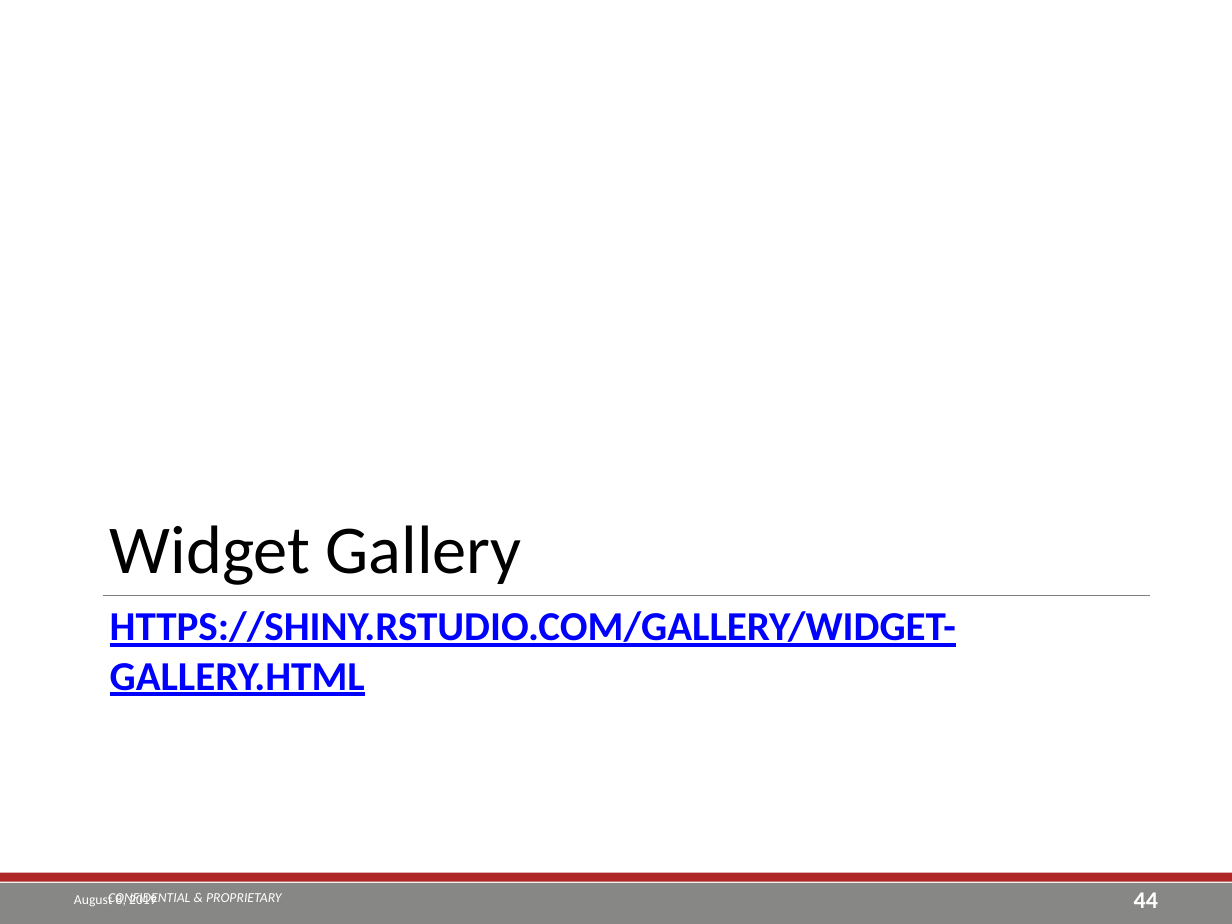
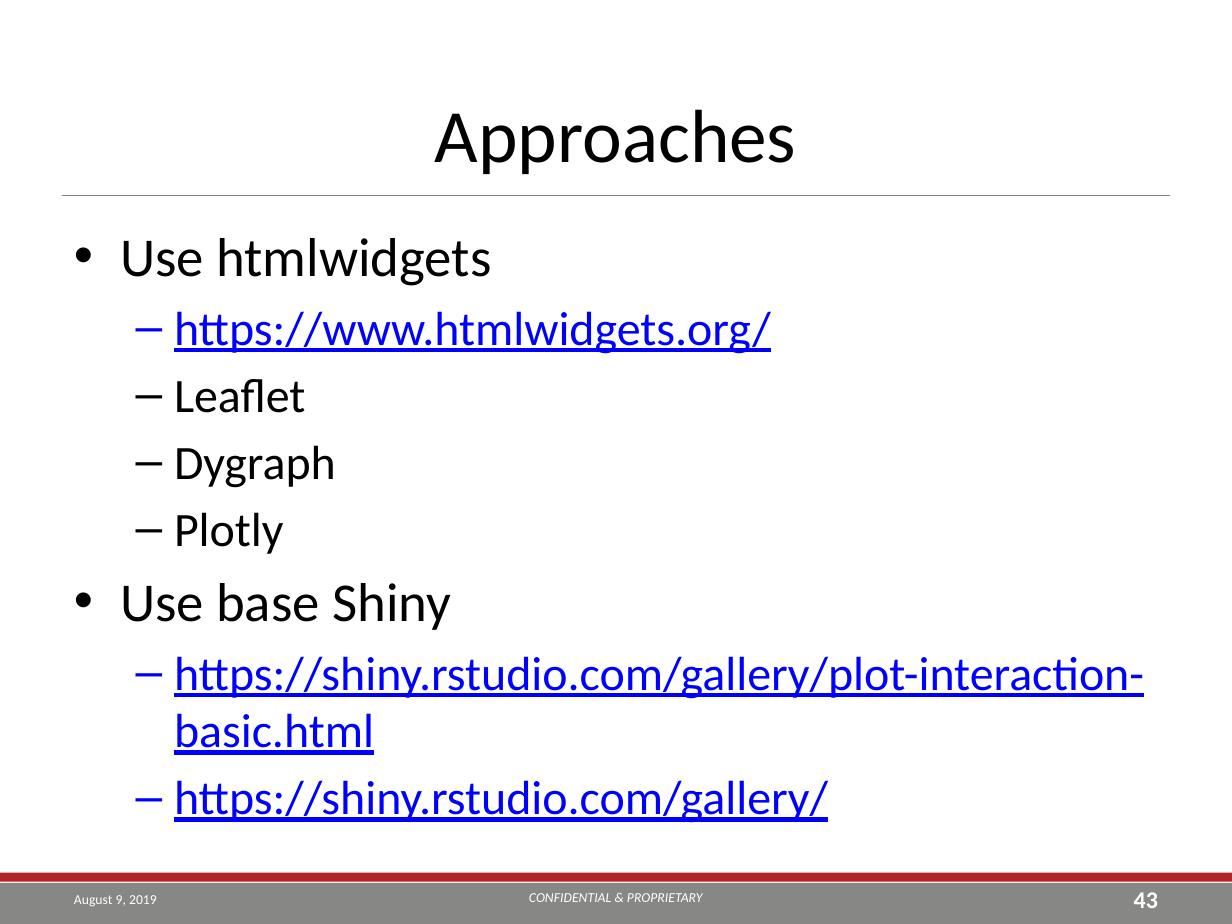
Before and after one commit to TEA-Analytics/ShinyWorkshop, a slide deck: slide 43 of Day 1.pptx (slide 44 before the commit). Drawn at 1232x924 pixels with LibreOffice and Linux fonts; fonts in the diff are those of the drawing; background and template pictures are left out. Boxes give left, top, right and bottom in pixels: in the first picture for what was removed or moved away, otherwise in the second. Text is boxed around its words. In the diff, an @@ line names an element or a change of style, - is before the commit and + after.

```diff
--- a/Day 1.pptx
+++ b/Day 1.pptx
@@ title added at [435, 109, 796, 174], 44 pt, text #000000 @@
+Approaches
@@ line moved from (102, 595) - (1149, 595) to (62, 195) - (1170, 195) @@
@@ text added at [120, 238, 1144, 823], 28 pt, text #0000FF, underline @@
+• Use htmlwidgets
+  – https://www.htmlwidgets.org/
+  – Leaflet
+  – Dygraph
+  – Plotly
+• Use base Shiny
+  – https://shiny.rstudio.com/gallery/plot-interaction-basic.html
+  – https://shiny.rstudio.com/gallery/
@@ text removed at [110, 525, 522, 585] @@
-Widget Gallery
@@ title removed at [110, 611, 956, 696] @@
-HTTPS://SHINY.RSTUDIO.COM/GALLERY/WIDGET-GALLERY.HTML
@@ text at [74, 895, 157, 906]: text changed @@
-August 8, 2019
+August 9, 2019
@@ text "CONFIDENTIAL & PROPRIETARY" rewrapped from [108, 893, 190, 905] to [529, 893, 703, 902] @@
@@ page number at [1134, 892, 1158, 908]: text changed @@
-44
+43
```
Also in this commit, not shown: 47 other slides changed, 2 slides added, 2 slides removed, 3 other files.
